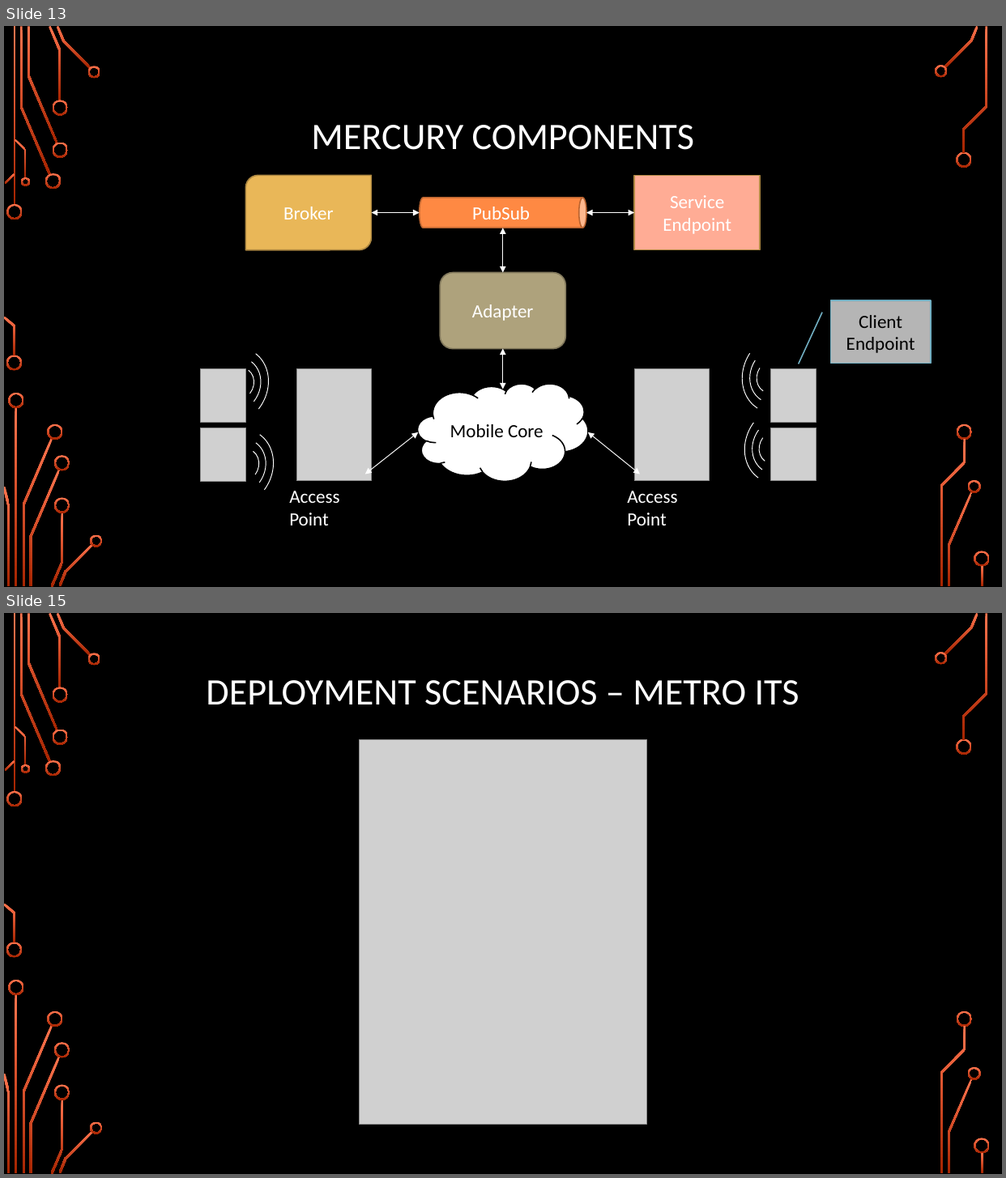
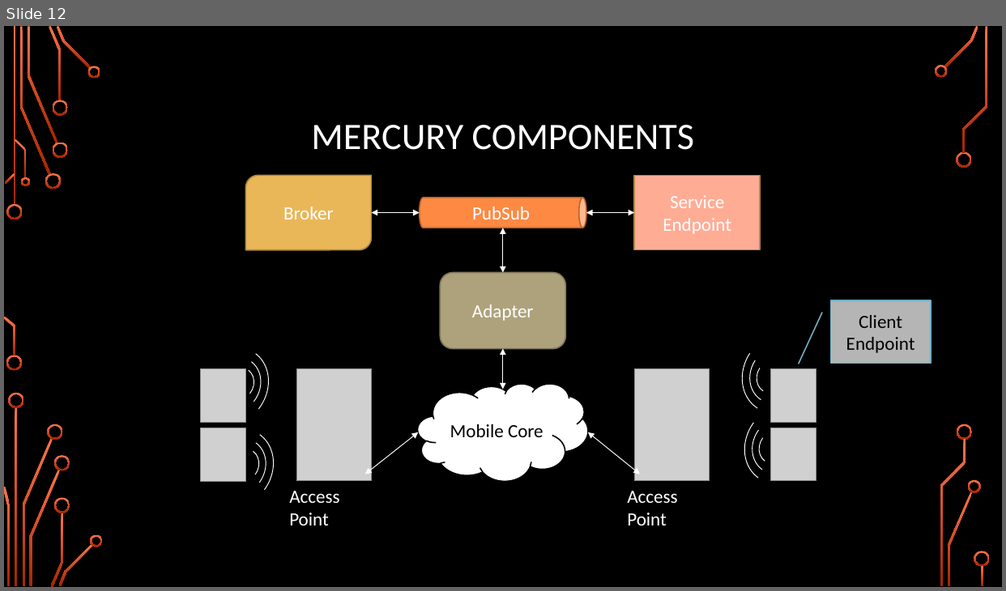
Before and after one commit to TejaKommineni/Mercury, a slide deck: presentation/Mercury-Part1.pptx. Shown one above the other, each under a label of ours: slides 13 and 15 before the commit, slide 12 after it; the slides between them are not shown. The pictures are 1006x1178 and 1006x591 pixels, drawn with LibreOffice and Linux fonts; fonts in the diff are those of the drawing; grey boxes stand for pictures; background and template pictures are left out. Boxes give left, top, right and bottom in pixels: in the first picture for what was removed or moved away, otherwise in the second. Text is boxed around its words. In the diff, an @@ line names an element or a change of style, - is before the commit and + after.

```diff
--- a/presentation/Mercury-Part1.pptx
+++ b/presentation/Mercury-Part1.pptx
@@ slide 15 removed at <box>4,613,1002,1174</box>, background picture (left out); not listed: 36 template elements that a slide beside it also shows @@
@@ title removed at <box>206,680,799,705</box> @@
-DEPLOYMENT SCENARIOS – METRO ITS
@@ picture removed at <box>359,739,647,1124</box> @@
@@ what was slide 13 is now slide 12 @@
```
Also in this commit, not shown: 11 slides changed, 6 slides added, 3 other slides removed.
